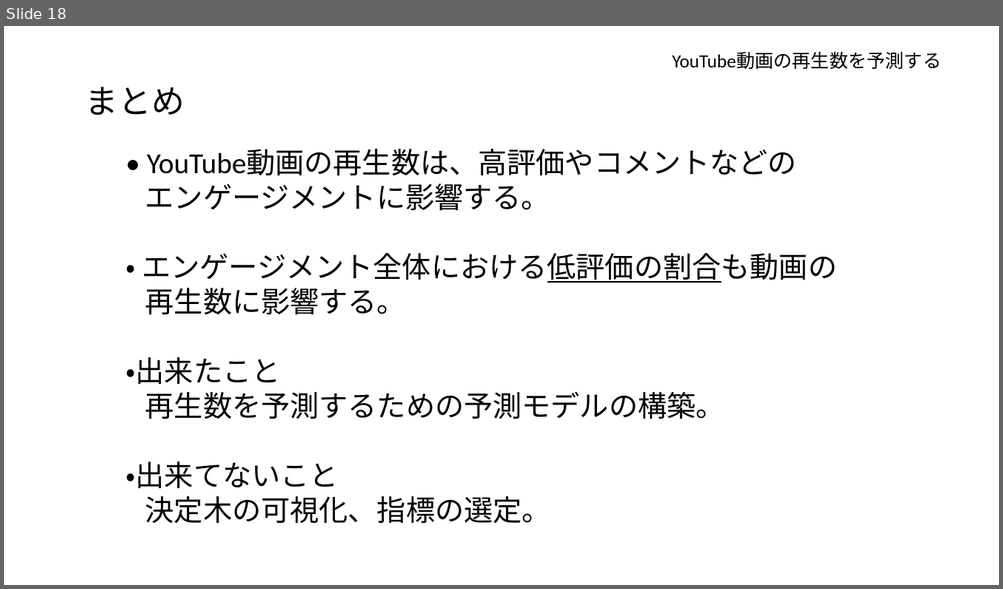
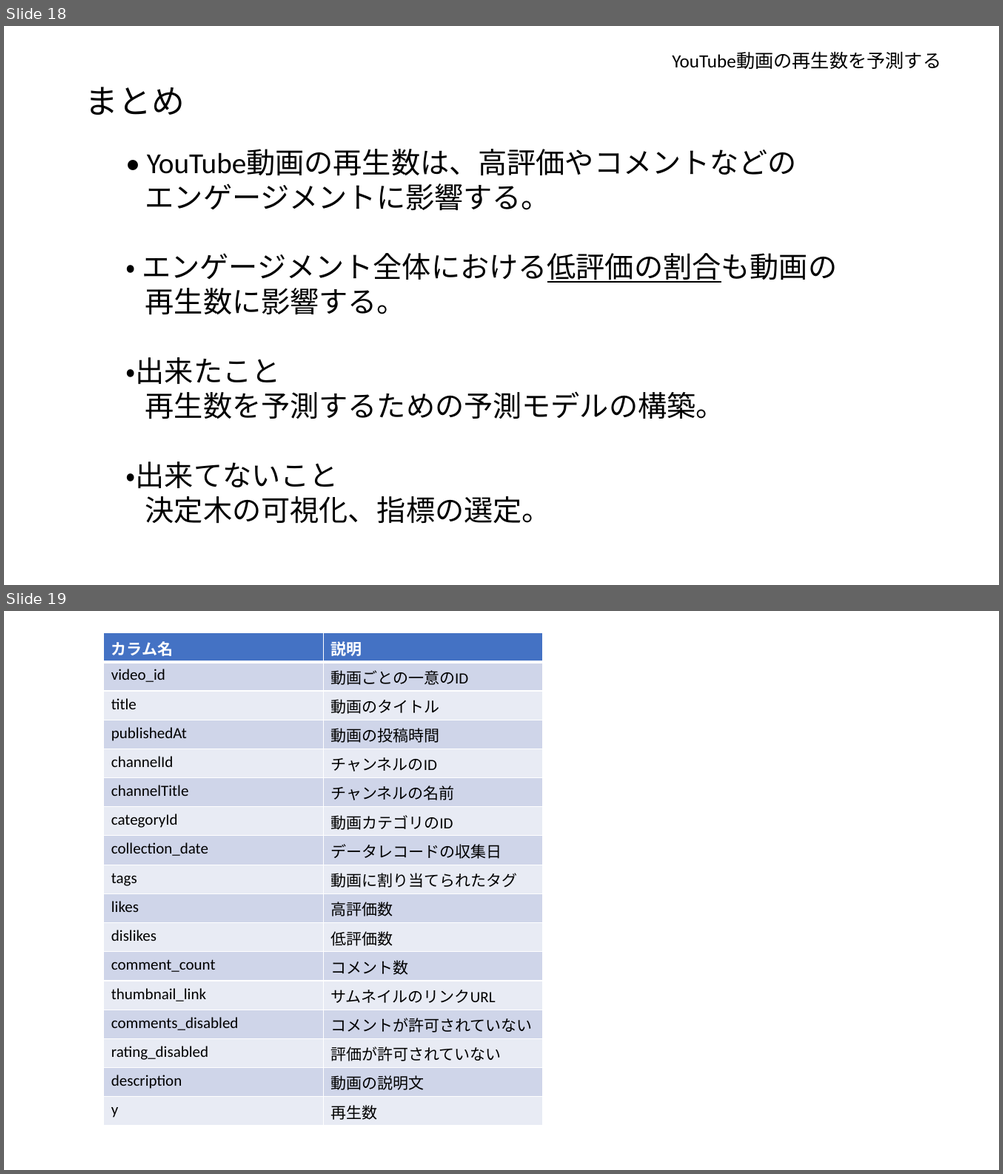
Before and after one commit to tsuru-kazu/research, a slide deck: docs/進捗発表/進捗発表11_6.pptx. Shown one above the other, each under a label of ours: slide 18 before the commit, slides 18 and 19 after it. The pictures are 1003x589 and 1003x1174 pixels, drawn with LibreOffice and Linux fonts; fonts in the diff are those of the drawing. Boxes give left, top, right and bottom in pixels: in the first picture for what was removed or moved away, otherwise in the second. Text is boxed around its words. In the diff, an @@ line names an element or a change of style, - is before the commit and + after.

```diff
--- a/docs/進捗発表/進捗発表11_6.pptx
+++ b/docs/進捗発表/進捗発表11_6.pptx
@@ slide 19 added at [4,611,999,1170], background #FFFFFF @@
@@ table added at [104,632,543,1126], 17 rows, 2 columns @@
+カラム名 | 説明
+video_id | 動画ごとの一意のID
+title | 動画のタイトル
+publishedAt | 動画の投稿時間
+channelId | チャンネルのID
+channelTitle | チャンネルの名前
+categoryId | 動画カテゴリのID
+collection_date | データレコードの収集日
+tags | 動画に割り当てられたタグ
+likes | 高評価数
+dislikes | 低評価数
+comment_count | コメント数
+thumbnail_link | サムネイルのリンクURL
+comments_disabled | コメントが許可されていない
+rating_disabled | 評価が許可されていない
+description | 動画の説明文
+y | 再生数
```
Also in this commit, not shown: 1 slide changed, 19 other files.
